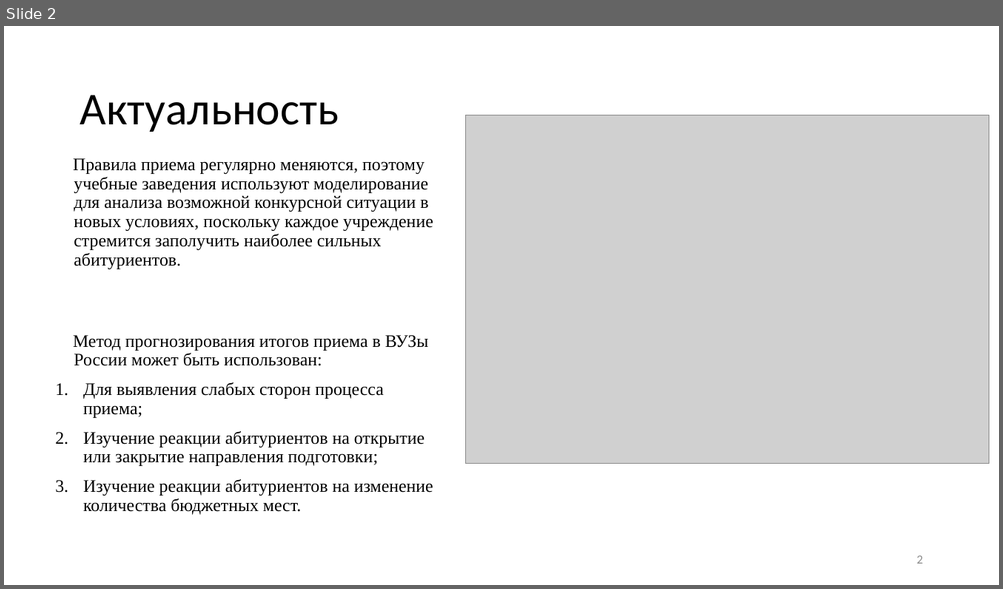
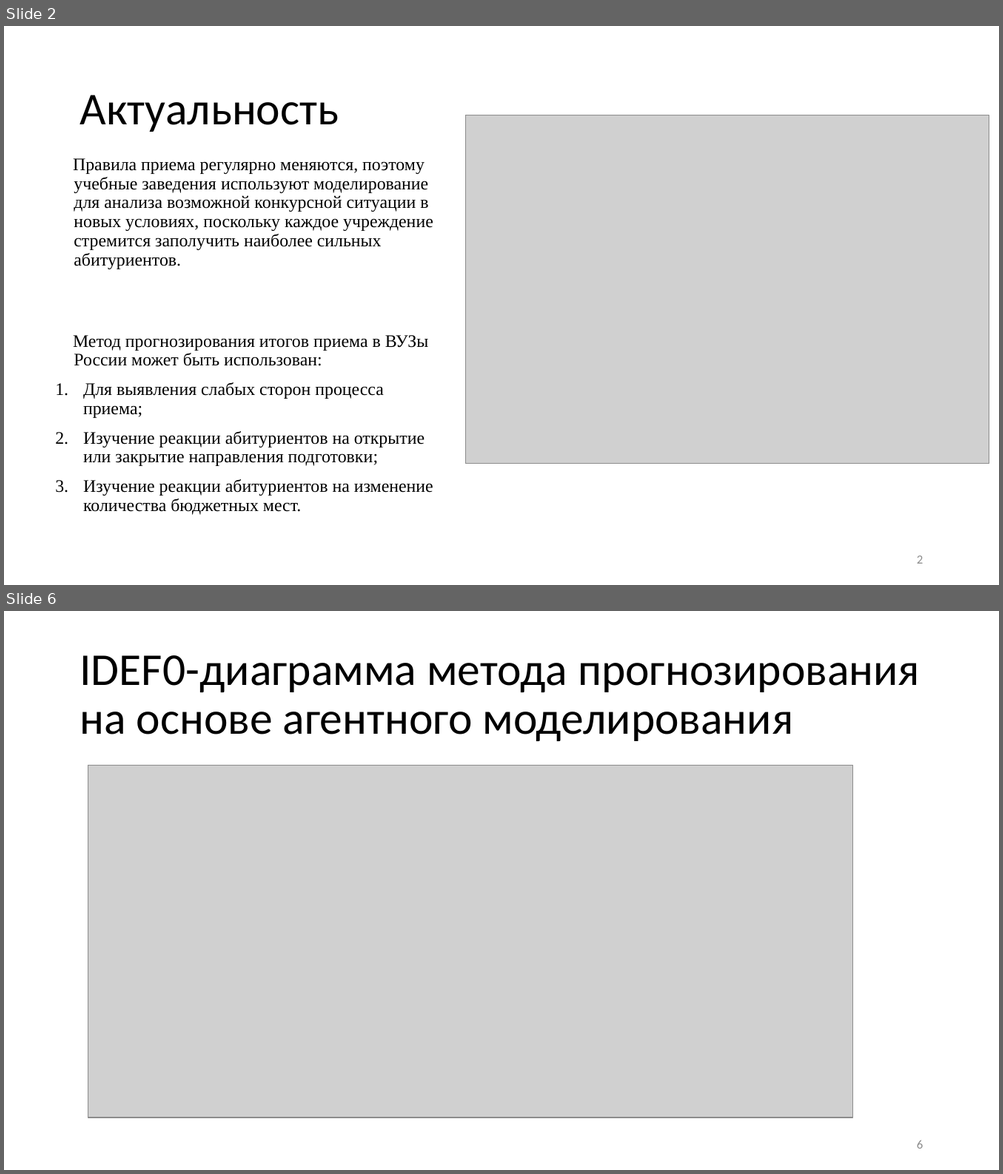
Before and after one commit to 1Bitcoin/scrape-universities-data, a slide deck: tex-diploma-template-main/Метод прогнозирования итогов приёма в вузы России на основе агентного моделирования.pptx. Shown one above the other, each under a label of ours: slide 2 before the commit, slides 2 and 6 after it; the slides between them are not shown. The pictures are 1003x589 and 1003x1174 pixels, drawn with LibreOffice and Linux fonts; fonts in the diff are those of the drawing; grey boxes stand for pictures. Boxes give left, top, right and bottom in pixels: in the first picture for what was removed or moved away, otherwise in the second. Text is boxed around its words. In the diff, an @@ line names an element or a change of style, - is before the commit and + after.

```diff
--- a/tex-diploma-template-main/Метод прогнозирования итогов приёма в вузы России на основе агентного моделирования.pptx
+++ b/tex-diploma-template-main/Метод прогнозирования итогов приёма в вузы России на основе агентного моделирования.pptx
@@ slide 6 added at [4,611,999,1170], background #FFFFFF @@
@@ title added at [79,655,919,741], 44 pt, text #000000 @@
+IDEF0-диаграмма метода прогнозирования на основе агентного моделирования
@@ picture added at [88,765,852,1118] @@
@@ page number added at [916,1141,922,1149], 12 pt, text #8C8C8C @@
+6
```
Also in this commit, not shown: 2 slides changed, 5 other slides added, 4 slides removed, 1 other file.
